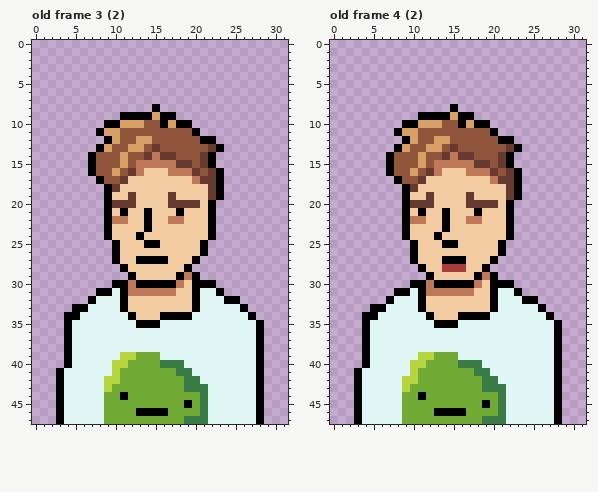
Pixel-art file: res/ase/customers.aseprite. The picture above was drawn from the file before the commit.
32x48 pixels, 10 frames. Shown: old frame 3 (2), old frame 4 (2). The commit also changed other frames, which this record leaves out.
After:
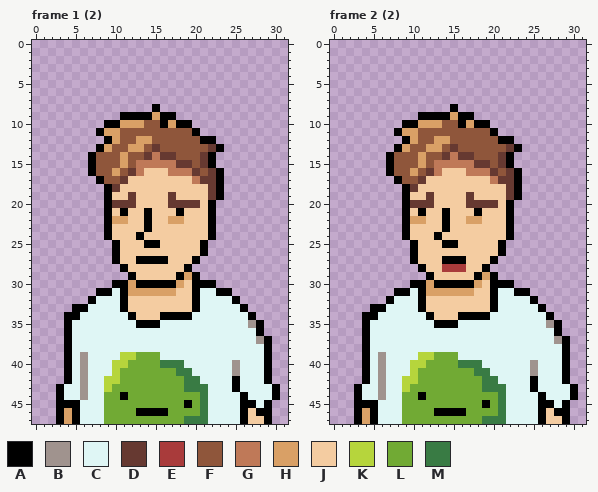
Palette (. is transparent): A #000000  B #a0938e  C #dff6f5  D #663931  E #a93b3b  F #8f563b  G #bf7958  H #d9a066  J #f4cca1  K #b6d53c  L #71aa34  M #397b44
A new or re-ordered frame is compared with the old frame closest to it.
Edits made:
frames re-ordered
--- frame 1 (2) against old frame 3 (2), layer "Base layer"
@@ x 8..20 @@
 21 .AJAJJAJJJAJJ
-22 .AGGJJAJJGGJJ
+22 .AHHJJAJJHHJJ
 23 .AJJJJAJJJJJJ
@@ x 0..31 @@
 28 ...........AJJJJJJJA............
-29 ............AJJJJJAGA...........
-30 ..........AAGAAAAAGJAAA.........
-31 ........AACAGGGGGGJJACCA........
-32 .......ACCCAJJJJJJJJACCCAA......
+29 ............AJJJJJAHA...........
+30 ..........AAHAAAAAHJAAA.........
+31 ........AACAHHHHHHJJACCAA.......
+32 .......ACCCAJJJJJJJJACCCCA......
 33 .....AACCCCAJJJJJJJJACCCCCA.....
 34 ....AACCCCCCAJJJAAAACCCCCCCA....
-35 ....ACCCCCCCCAAACCCCCCCCCCCCA...
+35 ....ACCCCCCCCAAACCCCCCCCCCCBA...
 36 ....ACCCCCCCCCCCCCCCCCCCCCCCA...
-37 ....ACCCCCCCCCCCCCCCCCCCCCCCA...
-38 ....ACCCCCCCCCCCCCCCCCCCCCCCA...
-39 ....ACCCCCCKKLLLCCCCCCCCCCCCA...
-40 ....ACCCCCKKLLLLMMMCCCCCCCCCA...
-41 ...ACCCCCCKLLLLLLLMMCCCCCCCCA...
-42 ...ACCCCCKKLLLLLLLLMMCCCCCCCA...
-43 ...ACCCCCKLLLLLLLLLMMMCCCCCCA...
-44 ...ACCCCCLLALLLLLLLLLMCCCCCCA...
-45 ...ACCCCCLLLLLLLLLLALMCCCCCCA...
-46 ...ACCCCCLLLLAAAALLLLMCCCCCCA...
-47 ...ACCCCCLLLLLLLLLLMMMCCCCCCA...
+37 ....ACCCCCCCCCCCCCCCCCCCCCCCBA..
+38 ....ACCCCCCCCCCCCCCCCCCCCCCCCA..
+39 ....ACBCCCCKKLLLCCCCCCCCCCCCCA..
+40 ....ACBCCCKKLLLLMMMCCCCCCBCCCA..
+41 ....ACBCCCKLLLLLLLMMCCCCCBCCCA..
+42 ....ACBCCKKLLLLLLLLMMCCCCACCCA..
+43 ...ACCBCCKLLLLLLLLLMMMCCCACCCCA.
+44 ...ACCBCCLLALLLLLLLLLMCCCCACCCA.
+45 ...AAACCCLLLLLLLLLLALMCCCCAACA..
+46 ...AHACCCLLLLAAAALLLLMCCCCAJAA..
+47 ...AHACCCLLLLLLLLLLMMMCCCCAJJA..
--- frame 2 (2) against old frame 4 (2), layer "Base layer"
@@ x 8..20 @@
 21 .AJAJJAJJJAJJ
-22 .AGGJJAJJGGJJ
+22 .AHHJJAJJHHJJ
 23 .AJJJJAJJJJJJ
@@ x 0..31 @@
 28 ...........AJJEEEJJA............
-29 ............AJJJJJAGA...........
-30 ..........AAGAAAAAGJAAA.........
-31 ........AACAGGGGGGJJACCA........
-32 .......ACCCAJJJJJJJJACCCAA......
+29 ............AJJJJJAHA...........
+30 ..........AAHAAAAAHJAAA.........
+31 ........AACAHHHHHHJJACCAA.......
+32 .......ACCCAJJJJJJJJACCCCA......
 33 .....AACCCCAJJJJJJJJACCCCCA.....
 34 ....AACCCCCCAJJJAAAACCCCCCCA....
-35 ....ACCCCCCCCAAACCCCCCCCCCCCA...
+35 ....ACCCCCCCCAAACCCCCCCCCCCBA...
 36 ....ACCCCCCCCCCCCCCCCCCCCCCCA...
-37 ....ACCCCCCCCCCCCCCCCCCCCCCCA...
-38 ....ACCCCCCCCCCCCCCCCCCCCCCCA...
-39 ....ACCCCCCKKLLLCCCCCCCCCCCCA...
-40 ....ACCCCCKKLLLLMMMCCCCCCCCCA...
-41 ...ACCCCCCKLLLLLLLMMCCCCCCCCA...
-42 ...ACCCCCKKLLLLLLLLMMCCCCCCCA...
-43 ...ACCCCCKLLLLLLLLLMMMCCCCCCA...
-44 ...ACCCCCLLALLLLLLLLLMCCCCCCA...
-45 ...ACCCCCLLLLLLLLLLALMCCCCCCA...
-46 ...ACCCCCLLLLAAAALLLLMCCCCCCA...
-47 ...ACCCCCLLLLLLLLLLMMMCCCCCCA...
+37 ....ACCCCCCCCCCCCCCCCCCCCCCCBA..
+38 ....ACCCCCCCCCCCCCCCCCCCCCCCCA..
+39 ....ACBCCCCKKLLLCCCCCCCCCCCCCA..
+40 ....ACBCCCKKLLLLMMMCCCCCCBCCCA..
+41 ....ACBCCCKLLLLLLLMMCCCCCBCCCA..
+42 ....ACBCCKKLLLLLLLLMMCCCCACCCA..
+43 ...ACCBCCKLLLLLLLLLMMMCCCACCCCA.
+44 ...ACCBCCLLALLLLLLLLLMCCCCACCCA.
+45 ...AAACCCLLLLLLLLLLALMCCCCAACA..
+46 ...AHACCCLLLLAAAALLLLMCCCCAJAA..
+47 ...AHACCCLLLLLLLLLLMMMCCCCAJJA..
